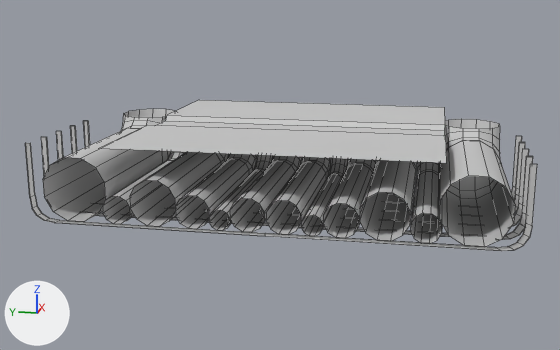
An edit to the FBX model Assets/Models/Environment/RoofMid_003.FBX, drawn before and after from the same camera.
The view is the same before and after, from a camera (50 mm lens) standing at (-0.1314, -0.0234, 0.0237) and looking at (-0.0013, 0.0026, -0.0088). The axes (+X, +Y, +Z) are drawn at lower left. The lights are the same throughout. Mesh edges are drawn as thin lines. Where no turn or scale is listed for an object, it has been applied to the vertices.

The first picture shows 'Roof_Mid_003'.
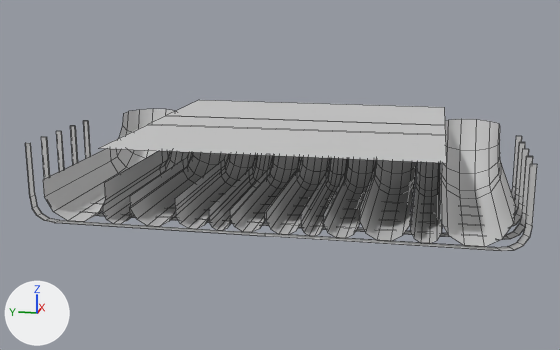
The newer file is also turned or shifted as a whole; pictures and numbers use the older file's frame.

Where the change shows, as pixel boxes [x1, y1, x2, y2] in the pictures (560 x 350 px):
part 1 of me_mesh, cut back
    before: [43, 114, 515, 224]
    after: [148, 115, 446, 135]

The change, as a list of edits to the scene's bpy script:
```text
Change me_mesh:
    used by ob_roof_mid_003; location = (0.0, 0.0, 0.0)
    remove me_mesh.from_pydata(...)  # 1136 vertices, 953 faces; spans x -0.0254..0.0254, y -0.0372..0.0372, z -0.0121..0.0003
    add me_mesh.from_pydata(...)  # 848 vertices, 653 faces; spans x -0.0254..0.0254, y -0.0372..0.0372, z -0.0121..0.0003
    me_mesh part 1
    288 vertices are removed from x -0.0254..0.0073, y -0.0334..0.0334, z -0.009..-0.0003
    300 faces are deleted
    4 vertices in x -0.0042..0.0042, y -0.0254..0.0254, z -0.0009 move by (0.0, 0.0, 0.0009)
```
